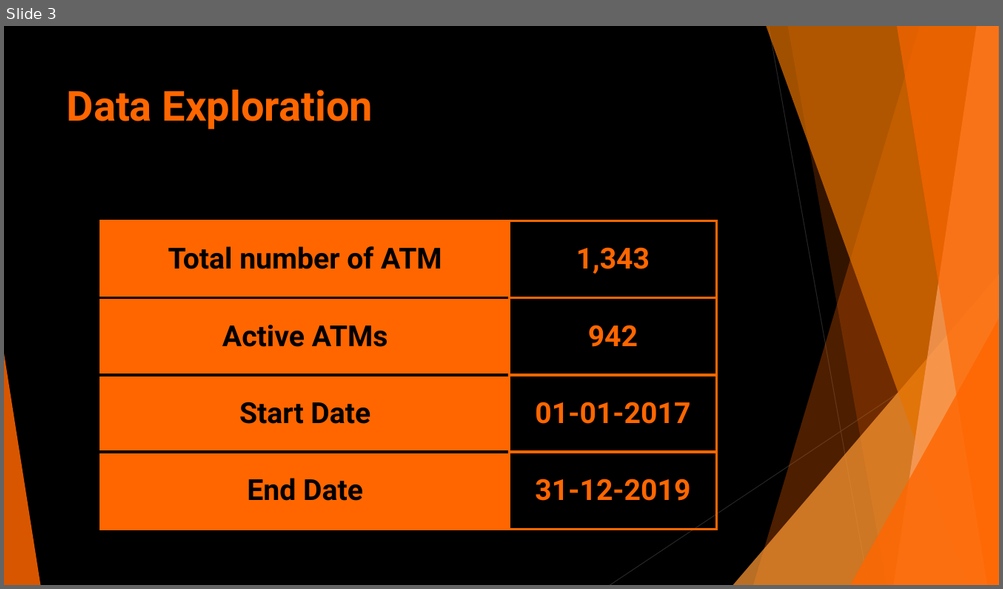
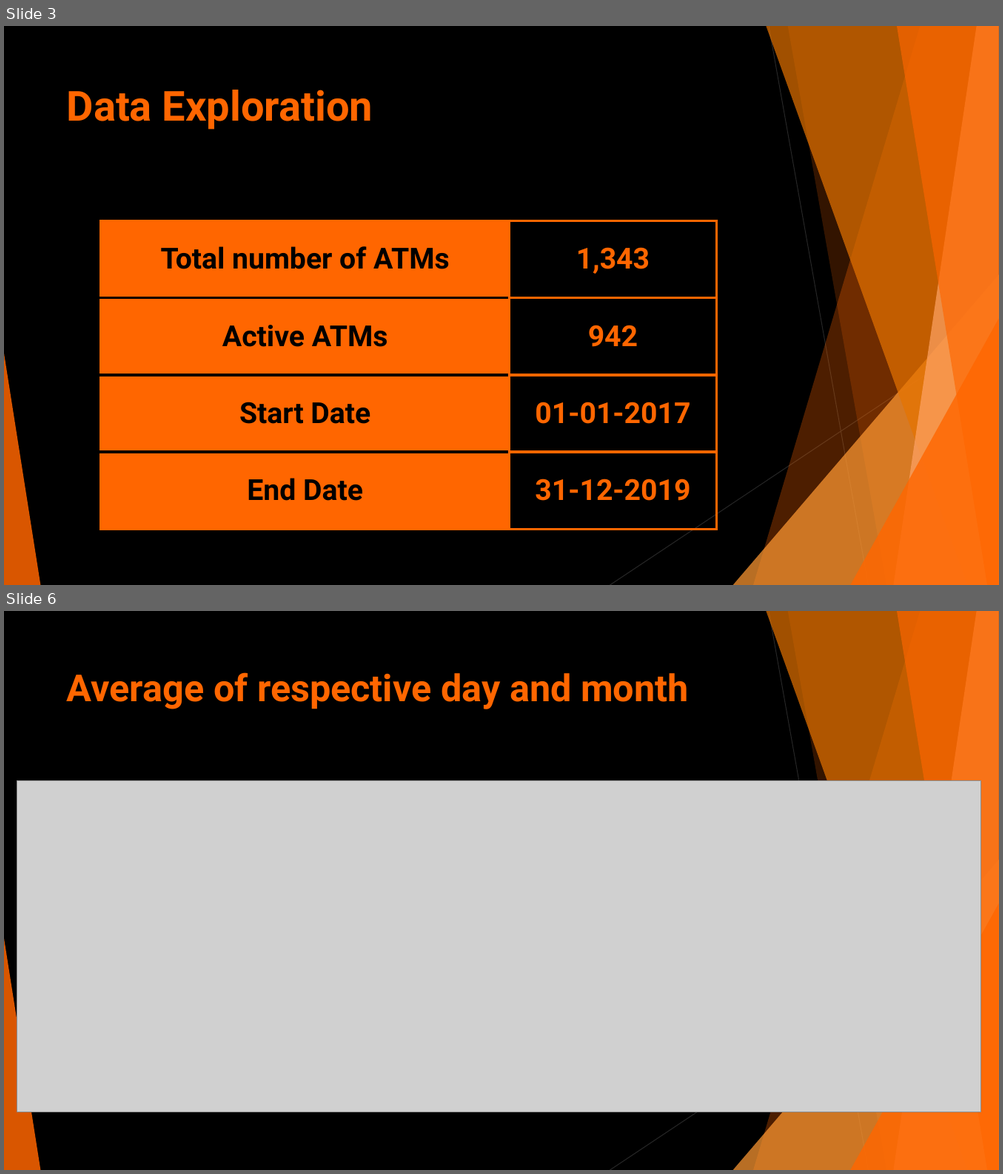
Before and after one commit to Giorgi-Kokaia/ATM-cashflow, a slide deck: ATM.pptx. Shown one above the other, each under a label of ours: slide 3 before the commit, slides 3 and 6 after it; the slides between them are not shown. The pictures are 1003x589 and 1003x1174 pixels, drawn with LibreOffice and Linux fonts; fonts in the diff are those of the drawing; grey boxes stand for pictures. Boxes give left, top, right and bottom in pixels: in the first picture for what was removed or moved away, otherwise in the second. Text is boxed around its words. In the diff, an @@ line names an element or a change of style, - is before the commit and + after.

```diff
--- a/ATM.pptx
+++ b/ATM.pptx
@@ slide 6 added at (x1=4, y1=611, x2=999, y2=1170), background #000000; not listed: 10 template elements that a slide beside it also shows @@
@@ title added at (x1=67, y1=672, x2=688, y2=709), 36 pt, text #FF6600, bold @@
+Average of respective day and month
@@ picture added at (x1=17, y1=780, x2=982, y2=1113) @@
@@ slide 3 changed as well @@
@@ table at (x1=101, y1=221, x2=717, y2=530) @@
-row 1, column 1: Total number of ATM
+row 1, column 1: Total number of ATMs
```
Also in this commit, not shown: 2 other slides changed, 5 other slides added, 1 slide removed, 2 other files.
